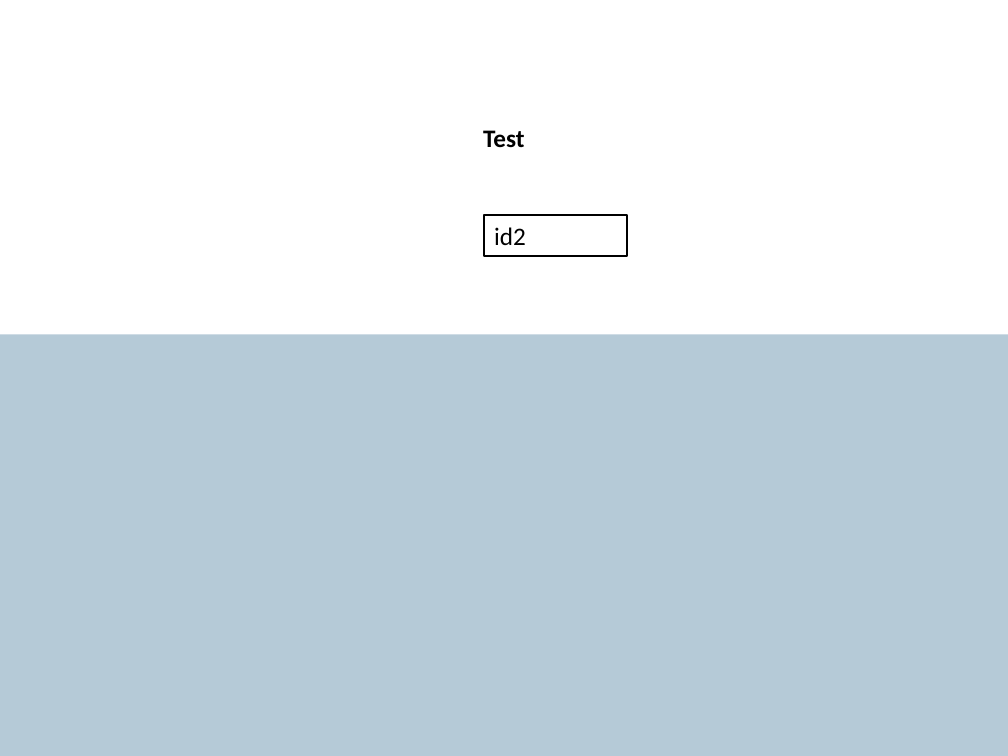
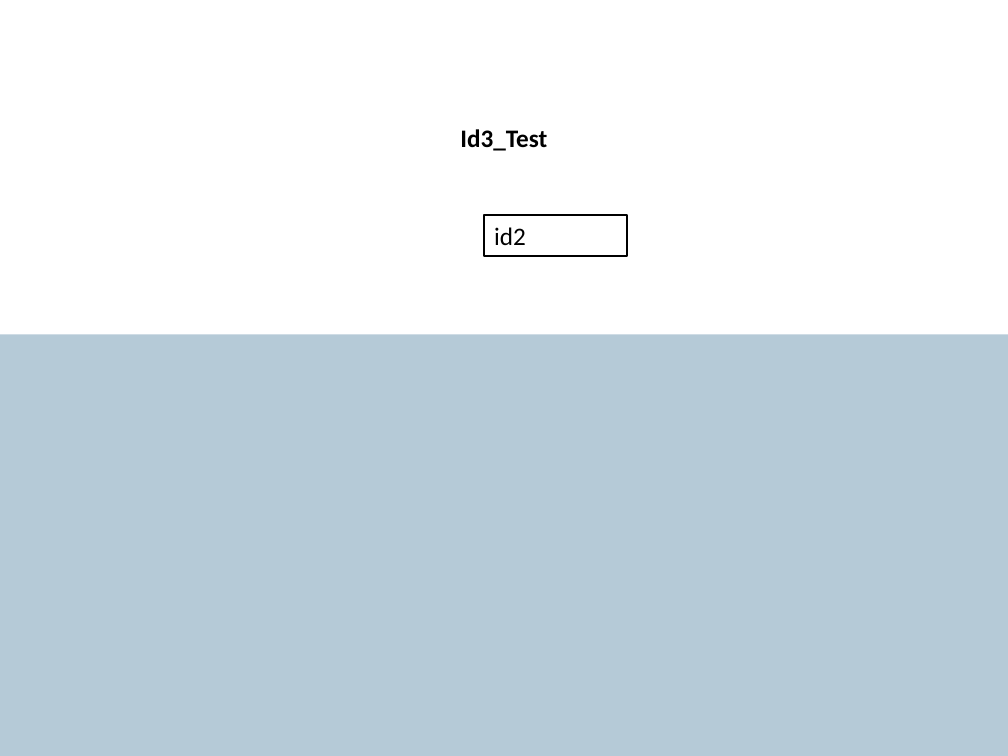
Before and after one commit to ShapeCrawler/ShapeCrawler, a slide deck: slide 1 of ShapeCrawler.Tests.Unit/Resource/020.pptx. Drawn at 1008x756 pixels with LibreOffice and Linux fonts; fonts in the diff are those of the drawing. Boxes give left, top, right and bottom in pixels: in the first picture for what was removed or moved away, otherwise in the second. Text is boxed around its words. In the diff, an @@ line names an element or a change of style, - is before the commit and + after.

```diff
--- a/ShapeCrawler.Tests.Unit/Resource/020.pptx
+++ b/ShapeCrawler.Tests.Unit/Resource/020.pptx
@@ text in rectangle at [460,129,547,151]: text changed @@
-Test
+Id3_Test
```
Also in this commit, not shown: 6 other files.
